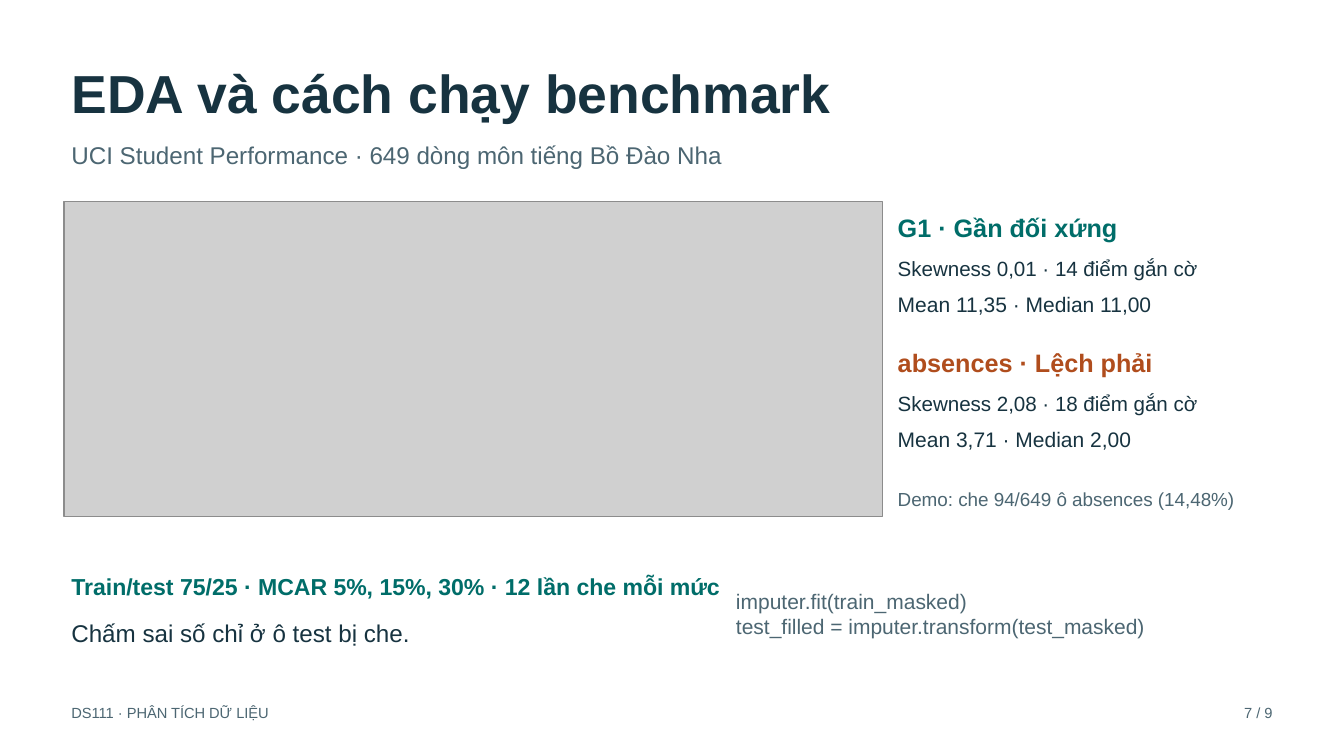
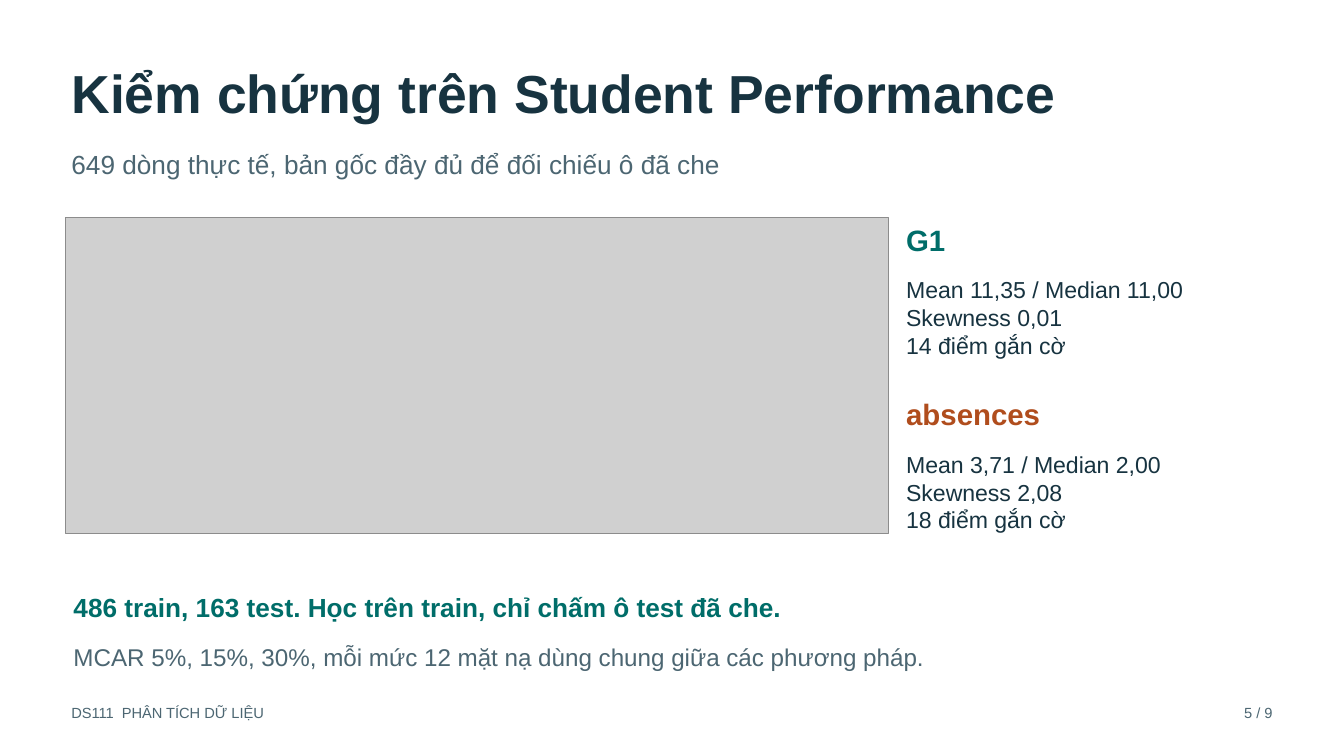
Before and after one commit to ncat218/Seminar-DS111, a slide deck: slide 5 of presentation/seminar_15min.pptx (slide 7 before the commit). Drawn at 1344x756 pixels with LibreOffice and Linux fonts; fonts in the diff are those of the drawing; grey boxes stand for pictures. Boxes give left, top, right and bottom in pixels: in the first picture for what was removed or moved away, otherwise in the second. Text is boxed around its words. In the diff, an @@ line names an element or a change of style, - is before the commit and + after.

```diff
--- a/presentation/seminar_15min.pptx
+++ b/presentation/seminar_15min.pptx
@@ text at [71, 71, 1055, 123]: text changed @@
-EDA và cách chạy benchmark
+Kiểm chứng trên Student Performance
@@ text removed at [71, 145, 721, 169] @@
-UCI Student Performance · 649 dòng môn tiếng Bồ Đào Nha
@@ text added at [71, 153, 719, 180], 18.8 pt, text #4C6672 @@
+649 dòng thực tế, bản gốc đầy đủ để đối chiếu ô đã che
@@ picture: place and size @@
-picture at [65, 202, 883, 516]
+picture at [66, 218, 889, 534]
@@ text at [906, 230, 945, 252]: text changed; size 18 to 21 pt @@
-G1 · Gần đối xứng
+G1
@@ text removed at [898, 296, 1151, 315] @@
-Mean 11,35 · Median 11,00
@@ text at [906, 281, 1183, 359]: text changed; size 14.6 to 16.5 pt @@
-Skewness 0,01 · 14 điểm gắn cờ
+Mean 11,35 / Median 11,00
+Skewness 0,01
+14 điểm gắn cờ
@@ text at [906, 403, 1040, 426]: text changed; size 18 to 21 pt @@
-absences · Lệch phải
+absences
@@ text removed at [898, 431, 1131, 450] @@
-Mean 3,71 · Median 2,00
@@ text at [906, 456, 1161, 533]: text changed; size 14.6 to 16.5 pt @@
-Skewness 2,08 · 18 điểm gắn cờ
+Mean 3,71 / Median 2,00
+Skewness 2,08
+18 điểm gắn cờ
@@ text removed at [898, 492, 1234, 510] @@
-Demo: che 94/649 ô absences (14,48%)
@@ text removed at [71, 576, 720, 599] @@
-Train/test 75/25 · MCAR 5%, 15%, 30% · 12 lần che mỗi mức
@@ text added at [73, 597, 780, 622], 18.8 pt, text #006D69, bold @@
+486 train, 163 test. Học trên train, chỉ chấm ô test đã che.
@@ text removed at [736, 594, 1144, 639] @@
-imputer.fit(train_masked)
-test_filled = imputer.transform(test_masked)
@@ text removed at [71, 623, 410, 646] @@
-Chấm sai số chỉ ở ô test bị che.
@@ text added at [73, 647, 923, 671], 17.2 pt, text #4C6672 @@
+MCAR 5%, 15%, 30%, mỗi mức 12 mặt nạ dùng chung giữa các phương pháp.
@@ text at [71, 706, 264, 721]: text changed @@
-DS111 · PHÂN TÍCH DỮ LIỆU
+DS111 PHÂN TÍCH DỮ LIỆU
@@ text at [1244, 708, 1272, 718]: text changed @@
-7 / 9
+5 / 9
```
Also in this commit, not shown: 1 other slide changed, 7 slides added, 7 slides removed, 17 other files.
